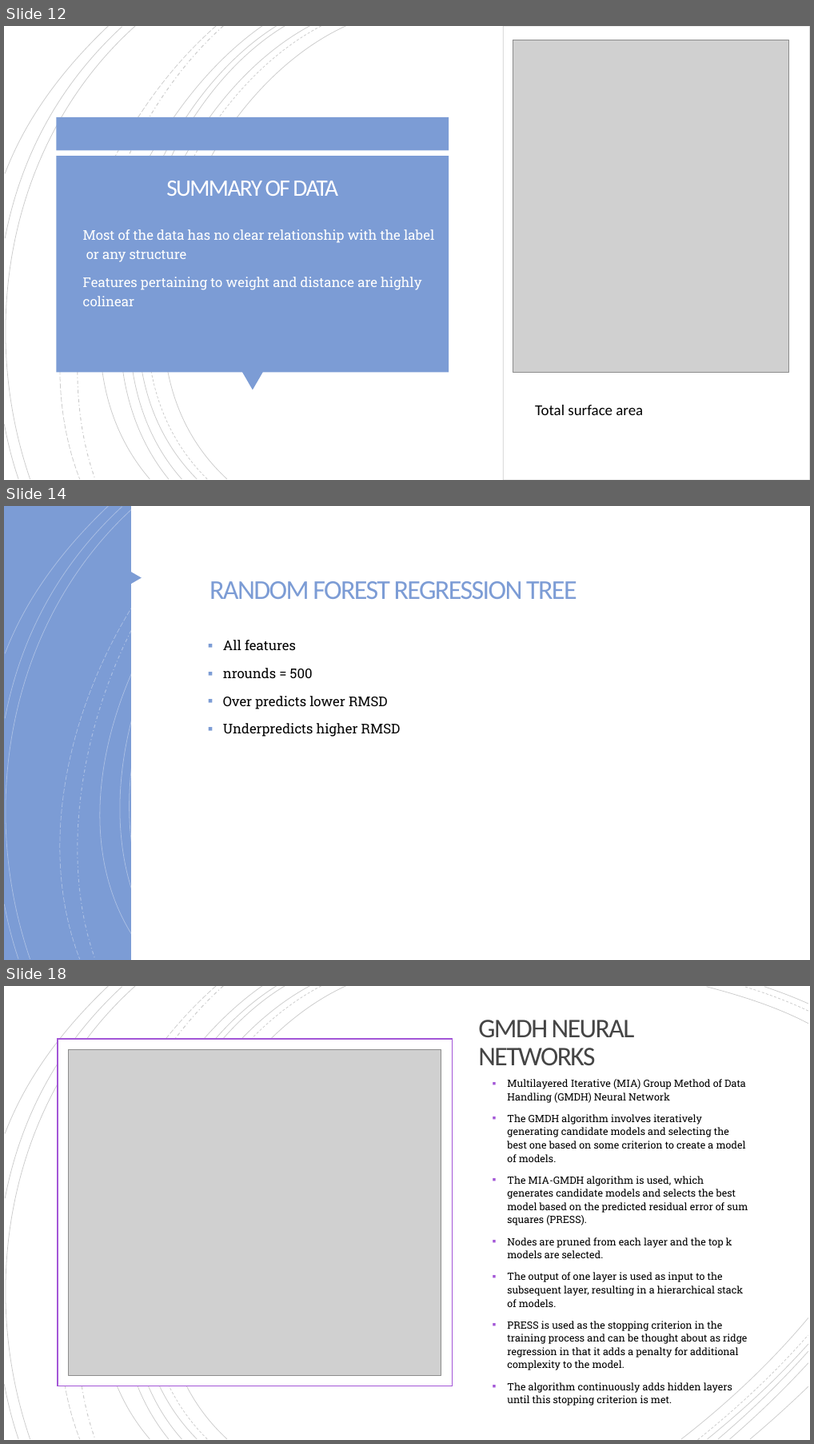
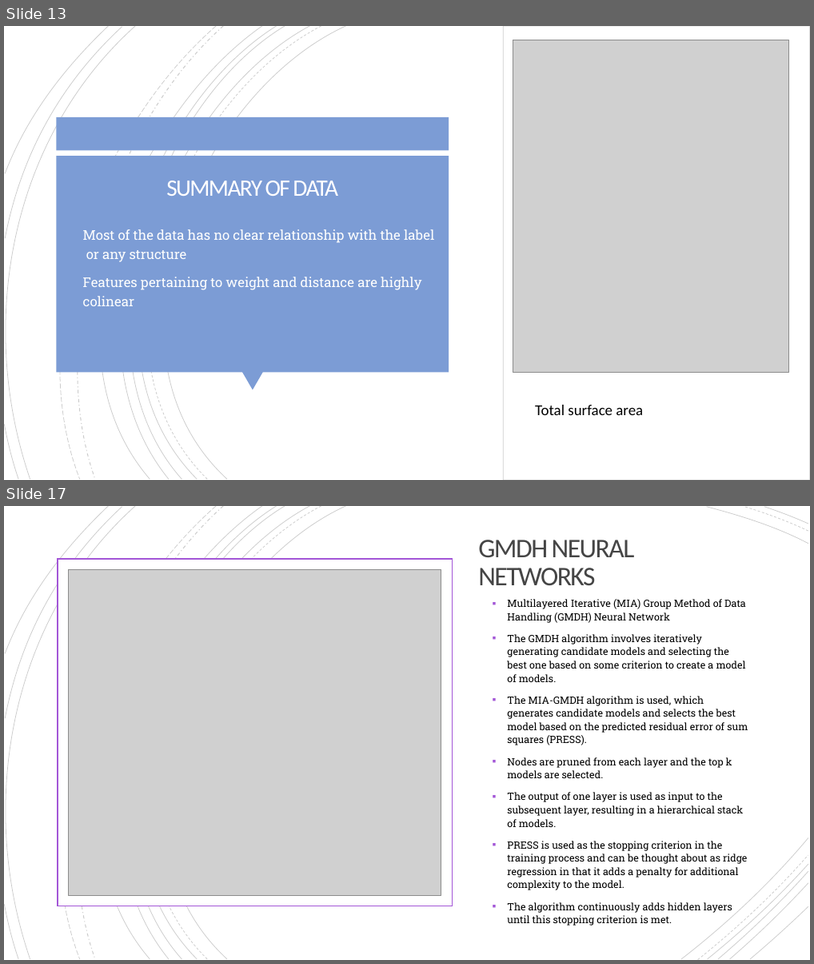
Before and after one commit to evandomingos/CASP-Protein-Prediction, a slide deck: Domingos Protein Prediction Presentation.pptx. Shown one above the other, each under a label of ours: slides 12, 14 and 18 before the commit, slides 13 and 17 after it; the slides between them are not shown. The pictures are 814x1444 and 814x964 pixels, drawn with LibreOffice and Linux fonts; fonts in the diff are those of the drawing; grey boxes stand for pictures. Boxes give left, top, right and bottom in pixels: in the first picture for what was removed or moved away, otherwise in the second. Text is boxed around its words. In the diff, an @@ line names an element or a change of style, - is before the commit and + after.

```diff
--- a/Domingos Protein Prediction Presentation.pptx
+++ b/Domingos Protein Prediction Presentation.pptx
@@ slide 14 removed at box(4, 506, 810, 960), background #FFFFFF; not listed: 16 template elements that a slide beside it also shows @@
@@ rectangle removed at box(4, 506, 810, 960) @@
@@ group removed at box(4, 506, 809, 960): 16 freeform shapes @@
@@ rectangle removed at box(131, 506, 810, 960) @@
@@ triangle removed at box(125, 568, 142, 588) @@
@@ title removed at box(210, 581, 578, 599) @@
-RANDOM FOREST REGRESSION TREE
@@ text removed at box(223, 640, 401, 736) @@
-▪ All features
-▪ nrounds = 500
-▪ Over predicts lower RMSD
-▪ Underpredicts higher RMSD
@@ what was slide 12 is now slide 13 @@
@@ what was slide 18 is now slide 17 @@
```
Also in this commit, not shown: 5 slides changed, 4 slides added, 2 other slides removed.
